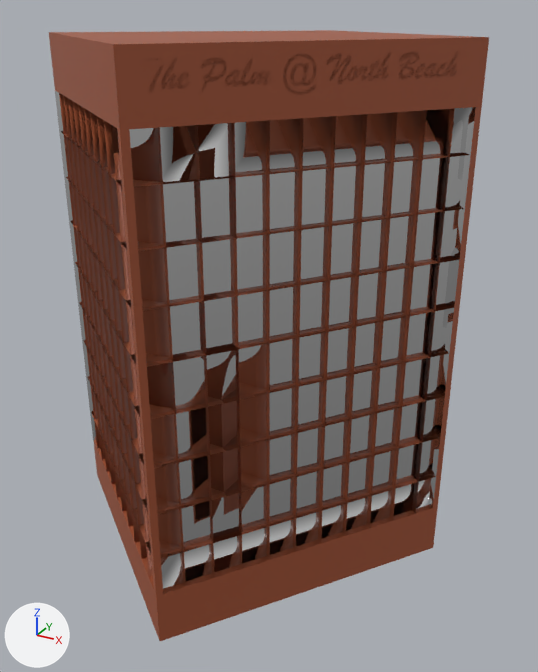
Renders of the FBX model Assets/Models/WesteriaIsland/ThePalm@NorthBeach.fbx from each side of a commit.
Rendered twice from a camera (50 mm lens) standing at (9.2, -38.2, 31.2) and looking at (-10.1, -3.2, 13.7). Every picture has the same lights, and +X, +Y and +Z are marked at lower left. Where no turn or scale is listed for an object, it has been applied to the vertices. Vertices at the same position are counted once.

Names of what the first picture shows: 'ThePalm@NorthBeach'.
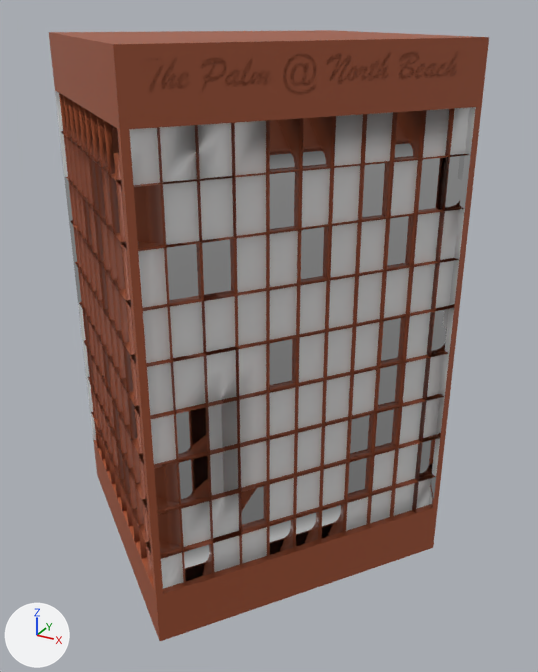
Where the change shows, as pixel boxes (x1, y1, x2, y2) in the pictures (538 x 672 px):
```json
{"part": 1, "of": "me_vert_015", "change": "recoloured", "before": [55, 91, 476, 464], "after": [55, 91, 476, 464]}
{"part": 2, "of": "me_vert_015", "change": "recoloured", "before": [82, 341, 440, 588], "after": [82, 341, 440, 588]}
```

Scene script edits in JSON lines:
```json
{"op": "add", "block": "mat_windowoff", "code": ["mat_windowoff = principled_material('windowOff')", "mat_windowoff.base_color = (0.8, 0.8, 0.8)  # white #e7e7e7"]}
{"block": "me_vert_015", "where": "me_vert_015.from_pydata(...)  # 18458 vertices, 27336 faces; spans x -24.0..0.0, y -14.6..7.4, z 0.0..30.0"}
{"block": "me_vert_015", "where": "# used by ob_thepalm_northbeach; location = (0.0, 0.0, 0.0)"}
{"block": "me_vert_015", "change": "me_vert_015 part 1: 188 of the faces centred in x -23.2..-0.7, y -13.8..6.8, z 12.3..25.7 switch from mat_material_001 (its picture is missing) to mat_windowoff (white #e7e7e7)"}
{"block": "me_vert_015", "change": "me_vert_015 part 2: 96 of the faces centred in x -23.2..-0.7, y -13.8..6.8, z 4.3..9.5 switch from mat_material_001 (its picture is missing) to mat_windowoff (white #e7e7e7)"}
```
